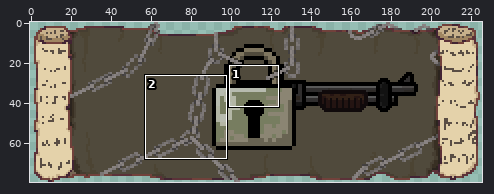
A sprite sheet gets an edit: Blitzframe/images/buttons/locked_shotgun.png. The picture above shows the old version from afar; the outline marks the close-up.
Close-up. First the earlier version:
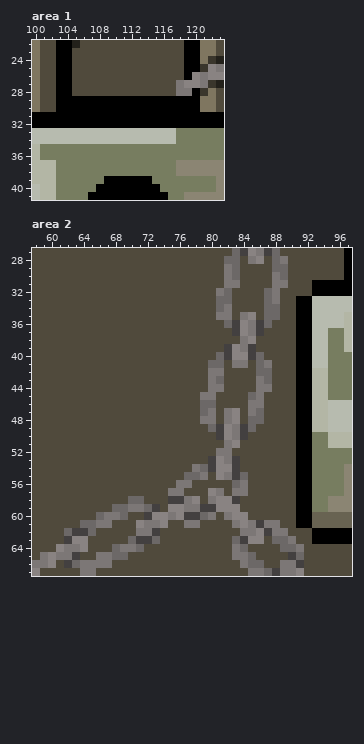
The file is 226x80 pixels. Colours within 5 levels of each other are drawn and written as one. Shown: area 1: x 100..123, y 22..41; area 2: x 58..97, y 27..67. The commit also changed other parts of the picture, which this record leaves out.
After:
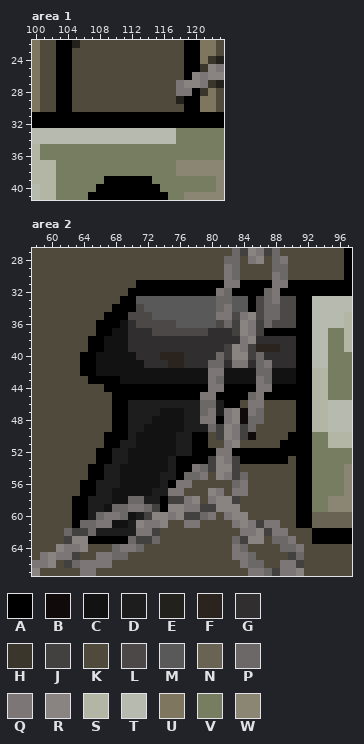
Palette (. is transparent): A #000000  B #100a0b  C #121212  D #1d1d1d  E #23211b  F #2b241e  G #302e2e  H #3a362c  J #434040  K #504a3c  L #4b4847  M #595959  N #686352  P #6c6867  Q #7c7776  R #898382  S #b3b6a5  T #b7bbaf  U #7f7660  V #777d60  W #8b8573
Difference:
Area 1:
y 29: x 105..118 AAAAAAAAAAAAAA -> KKKKKKKKKKKKKE
y 30: x 105..118 AAAAAAAAAAAAAA -> KKKKKKKKKKKKKK
Area 2:
y 31: x 71..81 KKKKKKKKKKK -> AAAAAAAAAAA; x 84..87 KKKK -> AAAA; x 90..92 KKK -> AAA
y 32: x 70..80 KKKKKKKKKKK -> AAAAAAAAAAA; x 83..86 KKKK -> AAAA; x 89..92 KKKK -> AAAA
y 33: x 69..80 KKKKKKKKKKKK -> AAMMMMMMMMMM; x 83..86 KKKK -> MMAL; x 89..90 KK -> LL
y 34: x 68..80 KKKKKKKKKKKKK -> AAALMMMMMMMMM; x 83..86 KKKK -> MMAL; x 89..90 KK -> LL
y 35: x 67..80 KKKKKKKKKKKKKK -> AAALLLMMMMMMMM; x 83 K -> L; x 86 K -> L; x 89..90 KK -> LL
y 36: x 66..81 KKKKKKKKKKKKKKKK -> AAACGLLLLLMMMMML; x 88..90 KKK -> LLL
y 37: x 66..82 KKKKKKKKKKKKKKKKK -> AACCGGGLLLLLLLGGG; x 87..90 KKKK -> AAAA
y 38: x 65..83 KKKKKKKKKKKKKKKKKKK -> AACCCGGGGGGGGGGGGGG; x 86..90 KKKKK -> GGGGG
y 39: x 65..81 KKKKKKKKKKKKKKKKK -> AACCCGGGGGGGGGGGG; x 86..90 KKKKK -> FFFGG
y 40: x 64..80 KKKKKKKKKKKKKKKKK -> AACCCCCGGGFFFGGGG; x 87..90 KKKK -> GGGG
y 41: x 64..79 KKKKKKKKKKKKKKKK -> AACCCCCCGGGFFGGG; x 82 K -> G; x 85 K -> G; x 88..90 KKK -> GGG
y 42: x 64..79 KKKKKKKKKKKKKKKK -> AACCCCCCCCCCCCCC; x 82..85 KKKK -> CCCC; x 88..90 KKK -> CCC
y 43: x 65..79 KKKKKKKKKKKKKKK -> AAAACCCCCCCCCCC; x 82..85 KKKK -> CCCC; x 88..90 KKK -> CCC
y 44: x 67..79 KKKKKKKKKKKKK -> AAAAAAAAAAAAA; x 82..85 KKKK -> AAAA; x 88..90 KKK -> AAA
y 45: x 68..78 KKKKKKKKKKK -> AAAAAAAAAAA; x 81..84 KKKK -> AAAA; x 87..90 KKKK -> AAAA
y 46: x 68..78 KKKKKKKKKKK -> AADDDDDDDDD; x 81..83 KKK -> DAA
y 47: x 68..78 KKKKKKKKKKK -> AADDDDCCCDD; x 81 K -> D; x 84 K -> B
y 48: x 68..78 KKKKKKKKKKK -> AADDDCCCCDD; x 81 K -> A; x 84 K -> B
y 49: x 68..79 KKKKKKKKKKKK -> AADDCCCCCDDD
y 50: x 67..79 KKKKKKKKKKKKK -> AAADCCCCCDDAA; x 85 K -> B; x 90 K -> A
y 51: x 67..79 KKKKKKKKKKKKK -> AADDCCCCCDDAA; x 89..90 KK -> AA
y 52: x 66..80 KKKKKKKKKKKKKKK -> AADDCCCCCCDDAAA; x 83..90 KKKKKKKK -> AAAAAAAA
y 53: x 66..79 KKKKKKKKKKKKKK -> AADDCCCCCDAAAA; x 84..89 KKKKKK -> AAAAAA
y 54: x 65..77 KKKKKKKKKKKKK -> AADDCCCCCCDAA
y 55: x 65..76 KKKKKKKKKKKK -> AADDCCCCCDDA
y 56: x 64..75 KKKKKKKKKKKK -> AADDDCCCCCDA
y 57: x 64..74 KKKKKKKKKKK -> AADDCCCCCDD
y 58: x 63..69 KKKKKKK -> AADDDCC; x 72..74 KKK -> DDA
y 59: x 63..67 KKKKK -> AADDC; x 74 K -> A
y 60: x 63..65 KKK -> AAD; x 70..71 KK -> CD
y 61: x 63 K -> A; x 68..70 KKK -> CCD
y 62: x 66..70 KKKKK -> DDDDD
y 63: x 65..69 KKKKK -> AAAAA
Pixel boxes of the changes (left, top, right, bottom) in both close-ups:
changed: (72, 96, 184, 112)
changed: (72, 280, 312, 544)
